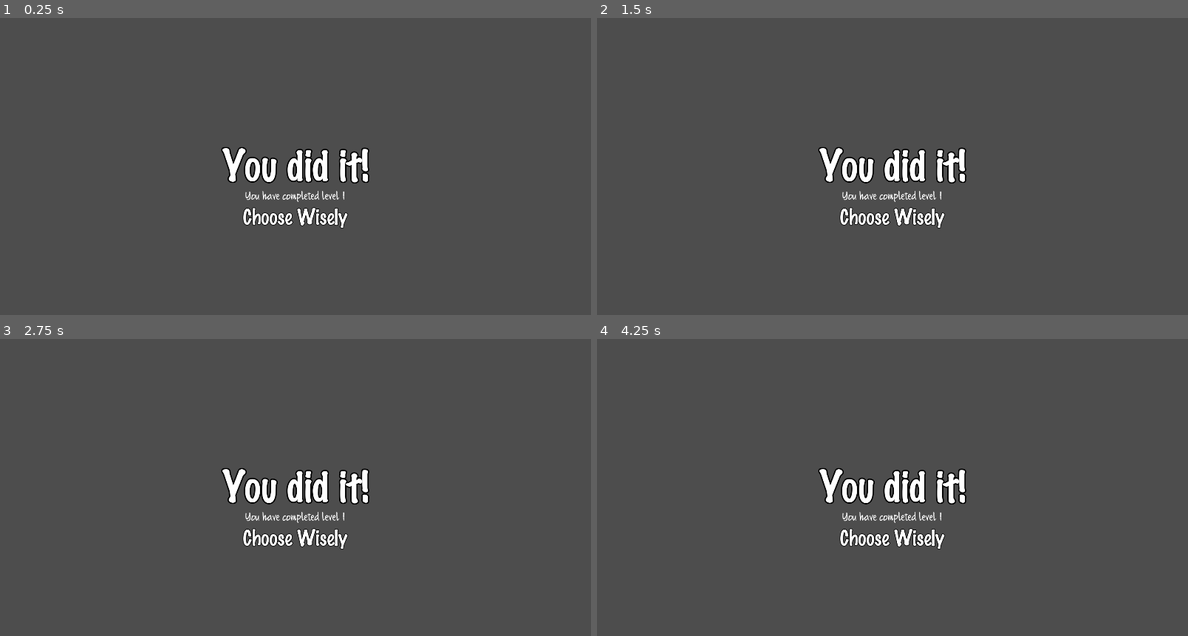
Above: before the commit, frames 1-4 (two rows, left to right).
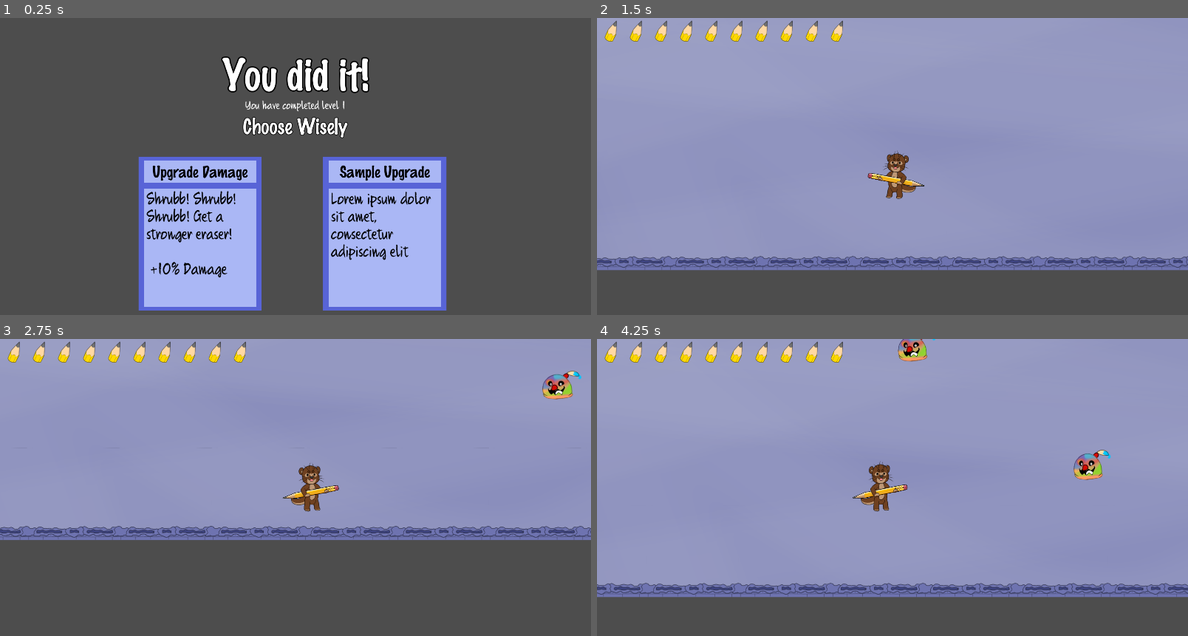
Above: after the commit, the same moments.

Repository: DrOtter3000/ctrlottdelete
Game: Godot game, scene res://UI/upgrade_screen.tscn
Same seed, same stepped clock (60 frames per second), same inputs: the game is played once before the commit and once after it. This scene is started directly instead of the project's main scene. The engine's default icon, where the game draws it, is replaced by a stand-in: a white triangle on a blue panel in a dark square.
Inputs (mouse positions are in pixels of both pictures, inside the frame that each line leads up to):
- Up to frame 1 (0.25 s): no input
- Up to frame 2 (1.5 s): tap Enter at 0.5 s; move the mouse to (1022, 166) at 0.52 s; hold D (right) 0.53-1.28 s; click (1022, 166) at 0.6 s; move the mouse to (774, 202) at 1.27 s; hold S (down) from 1.28 s (still down); click (774, 202) at 1.35 s
- Up to frame 3 (2.75 s): move the mouse to (354, 431) at 2.02 s; release S (down) at 2.03 s; hold D (right) from 2.03 s (still down); click (354, 431) at 2.1 s
- Up to frame 4 (4.25 s): move the mouse to (862, 570) at 2.77 s; release D (right) at 2.78 s; hold W (up) 2.78-3.53 s; click (862, 570) at 2.85 s; move the mouse to (1069, 555) at 3.52 s; hold A (left) from 3.53 s (still down); click (1069, 555) at 3.6 s

The runs differ from the first frame. In frame 1, 25% of the frame differs, in the area x 23-76%, y 12-99%; in frame 2, 85%; in frame 3, 68%; in frame 4, 87%, in the area x 0-100%, y 0-88%.

Commit message:
add upgrade screen

Diff:
--- a/Enemies/Kamikaze/kamikaze.gd
+++ b/Enemies/Kamikaze/kamikaze.gd
@@ -33,3 +33,8 @@
 	audio_stream_player_2d.pitch_scale = randf_range(.7, 1.4)
 	audio_stream_player_2d.volume_db = 0
 	audio_stream_player_2d.play()
+
+
+func _on_attack_timer_timeout() -> void:
+	if alive:
+		animation_player.play("attack")
--- a/Enemies/PaintElemental/paint_elemental.gd
+++ b/Enemies/PaintElemental/paint_elemental.gd
@@ -23,3 +23,8 @@
 	audio_stream_player_2d.pitch_scale = randf_range(.7, 1.4)
 	audio_stream_player_2d.volume_db = 0
 	audio_stream_player_2d.play()
+
+
+func _on_attack_timer_timeout() -> void:
+	if alive:
+		animation_player.play("attack")
--- a/Enemies/PermanentMarker/permanent_marker.tscn
+++ b/Enemies/PermanentMarker/permanent_marker.tscn
@@ -265,7 +265,7 @@
 script = ExtResource("2_xcyun")
 hitpoints = 15.0
 speed = 75
-attack_rate = 1.0
+attack_rate = 1.2
 damage = 2
 
 [node name="Graphic" parent="." index="0"]
--- a/Enemies/Slime/slime.tscn
+++ b/Enemies/Slime/slime.tscn
@@ -43,39 +43,25 @@
 [sub_resource type="Animation" id="Animation_rkgca"]
 resource_name = "attack"
 length = 0.58
-tracks/0/type = "method"
+tracks/0/type = "value"
 tracks/0/imported = false
 tracks/0/enabled = true
-tracks/0/path = NodePath(".")
+tracks/0/path = NodePath("Graphic/Sprite2D:scale")
 tracks/0/interp = 1
 tracks/0/loop_wrap = true
 tracks/0/keys = {
-"times": PackedFloat32Array(0.1),
-"transitions": PackedFloat32Array(1),
-"values": [{
-"args": [],
-"method": &"hurt_player"
-}]
-}
-tracks/1/type = "value"
-tracks/1/imported = false
-tracks/1/enabled = true
-tracks/1/path = NodePath("Graphic/Sprite2D:scale")
-tracks/1/interp = 1
-tracks/1/loop_wrap = true
-tracks/1/keys = {
 "times": PackedFloat32Array(0, 0.0666667, 0.2),
 "transitions": PackedFloat32Array(1, 1, 1),
 "update": 0,
 "values": [Vector2(1, 1), Vector2(1.2, 1.2), Vector2(1, 1)]
 }
-tracks/2/type = "method"
-tracks/2/imported = false
-tracks/2/enabled = true
-tracks/2/path = NodePath(".")
-tracks/2/interp = 1
-tracks/2/loop_wrap = true
-tracks/2/keys = {
+tracks/1/type = "method"
+tracks/1/imported = false
+tracks/1/enabled = true
+tracks/1/path = NodePath(".")
+tracks/1/interp = 1
+tracks/1/loop_wrap = true
+tracks/1/keys = {
 "times": PackedFloat32Array(0),
 "transitions": PackedFloat32Array(1),
 "values": [{
@@ -173,6 +159,7 @@
 
 [node name="Slime" instance=ExtResource("1_wy4gt")]
 script = ExtResource("2_g3h4l")
+attack_rate = 1.0
 
 [node name="Sprite2D" parent="Graphic" index="0"]
 position = Vector2(0, -32)
--- a/Enemies/enemy.gd
+++ b/Enemies/enemy.gd
@@ -38,15 +38,15 @@
 	move_and_slide()
 
 
-func hurt_player() -> void:
-	player.take_damage(damage)
+#func hurt_player() -> void:
+	#player.take_damage(damage)
 
 
 func take_damage(amount: float) -> void:
 	if alive:
 		#TODO: Knockback
 		hitpoints -= amount
-		$Graphic/Sprite2D.modulate = Color.FUCHSIA
+		$Graphic/Sprite2D.modulate = Color.RED
 		check_if_alive()
 		await get_tree().create_timer(.075).timeout
 		$Graphic/Sprite2D.modulate = Color.WHITE
--- a/Levels/Door/door.gd
+++ b/Levels/Door/door.gd
@@ -11,8 +11,8 @@
 
 
 func _on_next_level_area_body_entered(body: Node2D) -> void:
-	if Gamestate.level == 4:
+	if Gamestate.level == 10:
 		get_tree().change_scene_to_file("res://UI/winning_screen.tscn")
 	else:
 		Gamestate.level += 1
-		get_tree().change_scene_to_file("res://Levels/level_template.tscn")
+		get_tree().change_scene_to_file("res://UI/upgrade_screen.tscn")
--- a/Levels/level.gd
+++ b/Levels/level.gd
@@ -18,7 +18,6 @@
 
 func _ready() -> void:
 	select_enemies()
-
 
 func set_enemy(enemy: String) -> void:
 	var enemy_position = enemy_positions.get_children().pick_random()
@@ -50,16 +49,34 @@
 
 	match Gamestate.level:
 		1:
-			enemy_list = {"slime": 0, "tanks": 1, "ranges": 0, "kamikazes": 0}
+			enemy_list = {"slime": 4, "tanks": 0, "ranges": 1, "kamikazes": 1}
 
 		2:
-			enemy_list = {"slime": 9, "tanks": 0, "ranges": 3, "kamikazes": 0}
+			enemy_list = {"slime": 6, "tanks": 1, "ranges": 0, "kamikazes": 0}
 
 		3:
-			enemy_list = {"slime": 8, "tanks": 1, "ranges": 3, "kamikazes": 0}
+			enemy_list = {"slime": 8, "tanks": 1, "ranges": 1, "kamikazes": 0}
 
 		4:
-			enemy_list = {"slime": 7, "tanks": 3, "ranges": 5, "kamikazes": 2}
+			enemy_list = {"slime": 10, "tanks": 2, "ranges": 2, "kamikazes": 0}
+
+		5:
+			enemy_list = {"slime": 10, "tanks": 2, "ranges": 2, "kamikazes": 0}
+
+		6:
+			enemy_list = {"slime": 10, "tanks": 2, "ranges": 3, "kamikazes": 1}
+
+		7:
+			enemy_list = {"slime": 10, "tanks": 3, "ranges": 3, "kamikazes": 2}
+
+		8:
+			enemy_list = {"slime": 10, "tanks": 3, "ranges": 4, "kamikazes": 3}
+
+		9:
+			enemy_list = {"slime": 10, "tanks": 3, "ranges": 4, "kamikazes": 4}
+
+		10:
+			enemy_list = {"slime": 10, "tanks": 4, "ranges": 5, "kamikazes": 5}
 
 	for i in enemy_list["slime"]:
 		set_enemy("slime")
--- a/Manager/gamestate.gd
+++ b/Manager/gamestate.gd
@@ -4,6 +4,10 @@
 var level := 1
 
 var hitpoints := 10
+var damage := 0
+var speed := 0
+var luck := 0
+
 
 @onready var background_music: AudioStreamPlayer = $BackgroundMusic
 @onready var button_sound: AudioStreamPlayer = $ButtonSound
--- a/Player/player.gd
+++ b/Player/player.gd
@@ -8,6 +8,8 @@
 @export var speed := 250
 @export var melee_damage := 1.0
 @export var melee_attack_scene: PackedScene
+
+var alive := true
 
 
 func _ready() -> void:
@@ -43,14 +45,16 @@
 	Gamestate.hitpoints -= damage
 	update_lifebar()
 	check_if_alive()
-	sprite_2d.modulate = Color.RED
-	await get_tree().create_timer(.1).timeout
-	sprite_2d.modulate = Color.WHITE
+	if alive:
+		sprite_2d.modulate = Color.RED
+		await get_tree().create_timer(.1).timeout
+		sprite_2d.modulate = Color.WHITE
 
 
 func check_if_alive():
 	if Gamestate.hitpoints <= 0:
-		print("game over")
+		alive = false
+		get_tree().change_scene_to_file("res://UI/game_over_screen.tscn")
 
 
 func melee_attack():
--- a/UI/upgrade_screen.gd
+++ b/UI/upgrade_screen.gd
@@ -1 +1,24 @@
 extends Control
+
+@onready var upgrade_card_template: Control = $UpgradeCardTemplate
+@onready var upgrade_card_template_2: Control = $UpgradeCardTemplate2
+
+
+func _ready() -> void:
+	randomize_cards()
+
+
+func _on_mouse_entered() -> void:
+	print("enter")
+
+
+func randomize_cards():
+	var available_upgrades := ["damage", "speed", "text"]
+	var upgrades_to_choose = available_upgrades.duplicate()
+	for i in range(2):
+		var card = upgrades_to_choose.pick_random()
+		upgrades_to_choose.erase(card)
+		if i == 0:
+			upgrade_card_template.change_type(card)
+		elif i == 1:
+			upgrade_card_template_2.change_type(card)
--- a/UI/upgrade_screen.tscn
+++ b/UI/upgrade_screen.tscn
@@ -1,7 +1,8 @@
-[gd_scene load_steps=3 format=3 uid="uid://dwstl2rb2bx7l"]
+[gd_scene load_steps=4 format=3 uid="uid://dwstl2rb2bx7l"]
 
 [ext_resource type="Script" path="res://UI/upgrade_screen.gd" id="1_rm4qi"]
 [ext_resource type="FontFile" uid="uid://dyey30lwflix3" path="res://Fonts/Marker Felt.ttf" id="2_r3j45"]
+[ext_resource type="PackedScene" uid="uid://jaagmtgsu1aj" path="res://Upgrades/upgrade_card_template.tscn" id="3_3u8m6"]
 
 [node name="UpgradeScreen" type="Control"]
 layout_mode = 3
@@ -18,6 +19,7 @@
 anchors_preset = 15
 anchor_right = 1.0
 anchor_bottom = 1.0
+offset_bottom = -589.0
 grow_horizontal = 2
 grow_vertical = 2
 mouse_filter = 2
@@ -64,3 +66,19 @@
 mouse_filter = 2
 theme_override_constants/separation = 64
 alignment = 1
+
+[node name="UpgradeCardTemplate" parent="." instance=ExtResource("3_3u8m6")]
+layout_mode = 1
+offset_left = 450.0
+offset_top = 450.0
+offset_right = -1070.0
+offset_bottom = -130.0
+
+[node name="UpgradeCardTemplate2" parent="." instance=ExtResource("3_3u8m6")]
+layout_mode = 1
+offset_left = 1050.0
+offset_top = 450.0
+offset_right = -470.0
+offset_bottom = -130.0
+
+[connection signal="mouse_entered" from="." to="." method="_on_mouse_entered"]
--- /dev/null
+++ b/Upgrades/upgrade_card.gd
@@ -0,0 +1,61 @@
+extends Control
+
+var selected = false
+@onready var audio_stream_player: AudioStreamPlayer = $AudioStreamPlayer
+@onready var animation_player: AnimationPlayer = $AnimationPlayer
+@onready var lbl_name: Label = $MarginContainer/HBoxContainer/NameContainer/MarginContainer/LblName
+@onready var lbl_description: Label = $MarginContainer/HBoxContainer/NameContainer/DescriptionContainer/ColorRect/MarginContainer/VBoxContainer/LblDescription
+
+var damage := 0
+var speed := 0
+var luck := 0
+
+
+func _process(delta: float) -> void:
+	if selected and Input.is_action_just_pressed("attack"):
+		Gamestate.damage += damage
+		Gamestate.speed += speed
+		Gamestate.luck += luck
+		animation_player.play("choose")
+
+
+func _on_mouse_entered() -> void:
+	animation_player.play("hover")
+	selected = true
+
+
+func _on_mouse_exited() -> void:
+	animation_player.play("release")
+	selected = false
+
+
+func play_hover() -> void:
+	audio_stream_player.stream = load("res://Audio/SFX/UI/tick_002.ogg")
+	audio_stream_player.pitch_scale = randf_range(.7, 1.4)
+	audio_stream_player.play()
+
+
+func play_choose() -> void:
+	audio_stream_player.stream = load("res://Audio/SFX/UI/tick_004.ogg")
+	audio_stream_player.pitch_scale = randf_range(.7, 1.4)
+	audio_stream_player.play()
+
+
+func next_level() -> void:
+	get_tree().change_scene_to_file("res://Levels/level_template.tscn")
+
+
+func change_type(type: String) -> void:
+	match type:
+		"damage":
+			lbl_name.text = "Upgrade Damage"
+			lbl_description.text = "Shrubb! Shrubb! Shrubb! Get a stronger eraser! \n \n +10% Damage"
+			damage += 1
+		"speed":
+			lbl_name.text = "Upgrade Speed"
+			lbl_description.text = "Did't skip leg day. Now you are faster! \n \n +10% Speed"
+			speed += 1
+		"luck":
+			lbl_name.text = "More Luck"
+			lbl_description.text = "Oh look, a penny! \n \n +10% Luck"
+			luck += 1
--- /dev/null
+++ b/Upgrades/upgrade_card_template.tscn
@@ -0,0 +1,255 @@
+[gd_scene load_steps=8 format=3 uid="uid://jaagmtgsu1aj"]
+
+[ext_resource type="Script" path="res://Upgrades/upgrade_card.gd" id="1_5vnh2"]
+[ext_resource type="FontFile" uid="uid://dyey30lwflix3" path="res://Fonts/Marker Felt.ttf" id="1_35nt1"]
+
+[sub_resource type="Animation" id="Animation_18cms"]
+resource_name = "hover"
+length = 0.1
+tracks/0/type = "method"
+tracks/0/imported = false
+tracks/0/enabled = true
+tracks/0/path = NodePath(".")
+tracks/0/interp = 1
+tracks/0/loop_wrap = true
+tracks/0/keys = {
+"times": PackedFloat32Array(0),
+"transitions": PackedFloat32Array(1),
+"values": [{
+"args": [],
+"method": &"play_hover"
+}]
+}
+tracks/1/type = "value"
+tracks/1/imported = false
+tracks/1/enabled = true
+tracks/1/path = NodePath(".:scale")
+tracks/1/interp = 1
+tracks/1/loop_wrap = true
+tracks/1/keys = {
+"times": PackedFloat32Array(0, 0.1),
+"transitions": PackedFloat32Array(1, 1),
+"update": 0,
+"values": [Vector2(1, 1), Vector2(1.2, 1.2)]
+}
+tracks/2/type = "value"
+tracks/2/imported = false
+tracks/2/enabled = true
+tracks/2/path = NodePath(".:rotation")
+tracks/2/interp = 1
+tracks/2/loop_wrap = true
+tracks/2/keys = {
+"times": PackedFloat32Array(0, 0.0666667, 0.1),
+"transitions": PackedFloat32Array(1, 1, 1),
+"update": 0,
+"values": [0.0, 0.261799, 0.0]
+}
+
+[sub_resource type="Animation" id="Animation_p0ms1"]
+length = 0.001
+tracks/0/type = "value"
+tracks/0/imported = false
+tracks/0/enabled = true
+tracks/0/path = NodePath(".:scale")
+tracks/0/interp = 1
+tracks/0/loop_wrap = true
+tracks/0/keys = {
+"times": PackedFloat32Array(0),
+"transitions": PackedFloat32Array(1),
+"update": 0,
+"values": [Vector2(1, 1)]
+}
+tracks/1/type = "value"
+tracks/1/imported = false
+tracks/1/enabled = true
+tracks/1/path = NodePath(".:rotation")
+tracks/1/interp = 1
+tracks/1/loop_wrap = true
+tracks/1/keys = {
+"times": PackedFloat32Array(0),
+"transitions": PackedFloat32Array(1),
+"update": 0,
+"values": [0.0]
+}
+
+[sub_resource type="Animation" id="Animation_t156c"]
+resource_name = "release"
+length = 0.1
+tracks/0/type = "value"
+tracks/0/imported = false
+tracks/0/enabled = true
+tracks/0/path = NodePath(".:scale")
+tracks/0/interp = 1
+tracks/0/loop_wrap = true
+tracks/0/keys = {
+"times": PackedFloat32Array(0.1),
+"transitions": PackedFloat32Array(1),
+"update": 0,
+"values": [Vector2(1, 1)]
+}
+tracks/1/type = "value"
+tracks/1/imported = false
+tracks/1/enabled = true
+tracks/1/path = NodePath(".:rotation")
+tracks/1/interp = 1
+tracks/1/loop_wrap = true
+tracks/1/keys = {
+"times": PackedFloat32Array(0.1),
+"transitions": PackedFloat32Array(1),
+"update": 0,
+"values": [0.0]
+}
+
+[sub_resource type="Animation" id="Animation_btaic"]
+resource_name = "choose"
+length = 0.1
+tracks/0/type = "value"
+tracks/0/imported = false
+tracks/0/enabled = true
+tracks/0/path = NodePath(".:scale")
+tracks/0/interp = 2
+tracks/0/loop_wrap = true
+tracks/0/keys = {
+"times": PackedFloat32Array(0, 0.1),
+"transitions": PackedFloat32Array(1, 1),
+"update": 0,
+"values": [Vector2(1.2, 1.2), Vector2(1.5, 1.5)]
+}
+tracks/1/type = "method"
+tracks/1/imported = false
+tracks/1/enabled = true
+tracks/1/path = NodePath(".")
+tracks/1/interp = 1
+tracks/1/loop_wrap = true
+tracks/1/keys = {
+"times": PackedFloat32Array(0, 0.1),
+"transitions": PackedFloat32Array(1, 1),
+"values": [{
+"args": [],
+"method": &"play_choose"
+}, {
+"args": [],
+"method": &"next_level"
+}]
+}
+
+[sub_resource type="AnimationLibrary" id="AnimationLibrary_cxlb4"]
+_data = {
+"RESET": SubResource("Animation_p0ms1"),
+"choose": SubResource("Animation_btaic"),
+"hover": SubResource("Animation_18cms"),
+"release": SubResource("Animation_t156c")
+}
+
+[node name="UpgradeCardTemplate" type="Control"]
+layout_mode = 3
+anchors_preset = 15
+anchor_right = 1.0
+anchor_bottom = 1.0
+offset_right = -1520.0
+offset_bottom = -580.0
+grow_horizontal = 2
+grow_vertical = 2
+pivot_offset = Vector2(200, 250)
+mouse_filter = 1
+script = ExtResource("1_5vnh2")
+
+[node name="ColorRect" type="ColorRect" parent="."]
+layout_mode = 1
+anchors_preset = 15
+anchor_right = 1.0
+anchor_bottom = 1.0
+grow_horizontal = 2
+grow_vertical = 2
+mouse_filter = 2
+color = Color(0.345373, 0.39217, 0.84168, 1)
+
+[node name="MarginContainer" type="MarginContainer" parent="."]
+layout_mode = 1
+anchors_preset = 15
+anchor_right = 1.0
+anchor_bottom = 1.0
+grow_horizontal = 2
+grow_vertical = 2
+mouse_filter = 2
+theme_override_constants/margin_left = 16
+theme_override_constants/margin_top = 16
+theme_override_constants/margin_right = 16
+theme_override_constants/margin_bottom = 16
+
+[node name="HBoxContainer" type="HBoxContainer" parent="MarginContainer"]
+layout_mode = 2
+mouse_filter = 2
+alignment = 1
+
+[node name="NameContainer" type="VBoxContainer" parent="MarginContainer/HBoxContainer"]
+layout_mode = 2
+mouse_filter = 2
+
+[node name="MarginContainer" type="MarginContainer" parent="MarginContainer/HBoxContainer/NameContainer"]
+custom_minimum_size = Vector2(380, 0)
+layout_mode = 2
+mouse_filter = 2
+theme_override_constants/margin_left = 8
+theme_override_constants/margin_top = 8
+theme_override_constants/margin_right = 8
+theme_override_constants/margin_bottom = 8
+
+[node name="ColorRect" type="ColorRect" parent="MarginContainer/HBoxContainer/NameContainer/MarginContainer"]
+custom_minimum_size = Vector2(0, 72)
+layout_mode = 2
+mouse_filter = 2
+color = Color(0.6655, 0.71805, 0.961175, 1)
+
+[node name="LblName" type="Label" parent="MarginContainer/HBoxContainer/NameContainer/MarginContainer"]
+layout_mode = 2
+theme_override_colors/font_color = Color(0, 0, 0, 1)
+theme_override_fonts/font = ExtResource("1_35nt1")
+theme_override_font_sizes/font_size = 48
+text = "Sample Upgrade"
+horizontal_alignment = 1
+
+[node name="DescriptionContainer" type="MarginContainer" parent="MarginContainer/HBoxContainer/NameContainer"]
+custom_minimum_size = Vector2(280, 400)
+layout_mode = 2
+mouse_filter = 2
+theme_override_constants/margin_left = 8
+theme_override_constants/margin_top = 8
+theme_override_constants/margin_right = 8
+theme_override_constants/margin_bottom = 8
+
+[node name="ColorRect" type="ColorRect" parent="MarginContainer/HBoxContainer/NameContainer/DescriptionContainer"]
+layout_mode = 2
+mouse_filter = 2
+color = Color(0.6655, 0.71805, 0.961175, 1)
+
+[node name="MarginContainer" type="MarginContainer" parent="MarginContainer/HBoxContainer/NameContainer/DescriptionContainer/ColorRect"]
+layout_mode = 0
+offset_right = 361.0
+offset_bottom = 381.0
+theme_override_constants/margin_left = 8
+theme_override_constants/margin_top = 8
+theme_override_constants/margin_right = 8
+theme_override_constants/margin_bottom = 8
+
+[node name="VBoxContainer" type="VBoxContainer" parent="MarginContainer/HBoxContainer/NameContainer/DescriptionContainer/ColorRect/MarginContainer"]
+layout_mode = 2
+mouse_filter = 2
+
+[node name="LblDescription" type="Label" parent="MarginContainer/HBoxContainer/NameContainer/DescriptionContainer/ColorRect/MarginContainer/VBoxContainer"]
+layout_mode = 2
+theme_override_colors/font_color = Color(0, 0, 0, 1)
+theme_override_font_sizes/font_size = 48
+text = "Lorem ipsum dolor sit amet, consectetur adipiscing elit"
+autowrap_mode = 3
+
+[node name="AnimationPlayer" type="AnimationPlayer" parent="."]
+libraries = {
+"": SubResource("AnimationLibrary_cxlb4")
+}
+
+[node name="AudioStreamPlayer" type="AudioStreamPlayer" parent="."]
+bus = &"SFX"
+
+[connection signal="mouse_entered" from="." to="." method="_on_mouse_entered"]
+[connection signal="mouse_exited" from="." to="." method="_on_mouse_exited"]
Not shown, added: Audio/SFX/UI/tick_002.ogg.import
Not shown, added: Audio/SFX/UI/tick_004.ogg.import
Not shown, added: Audio/SFX/UI/tick_002.ogg
Not shown, added: Audio/SFX/UI/tick_004.ogg
